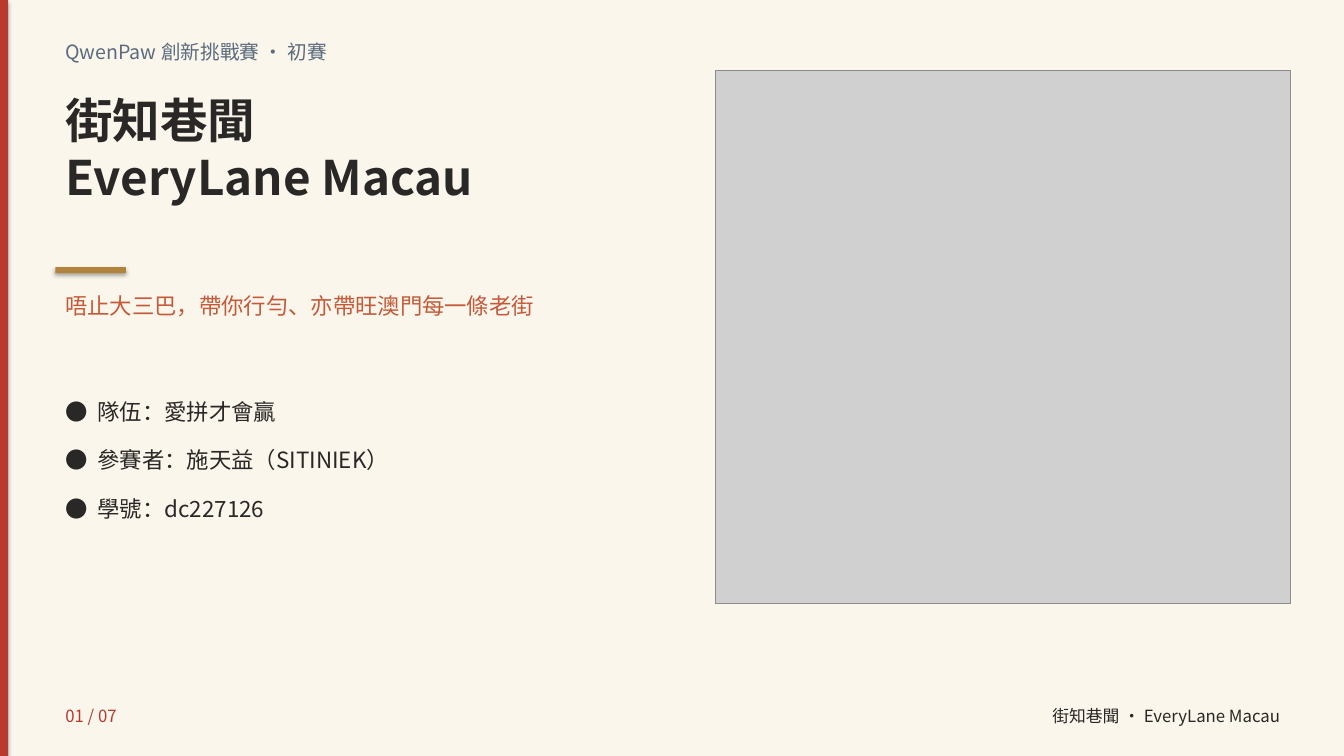
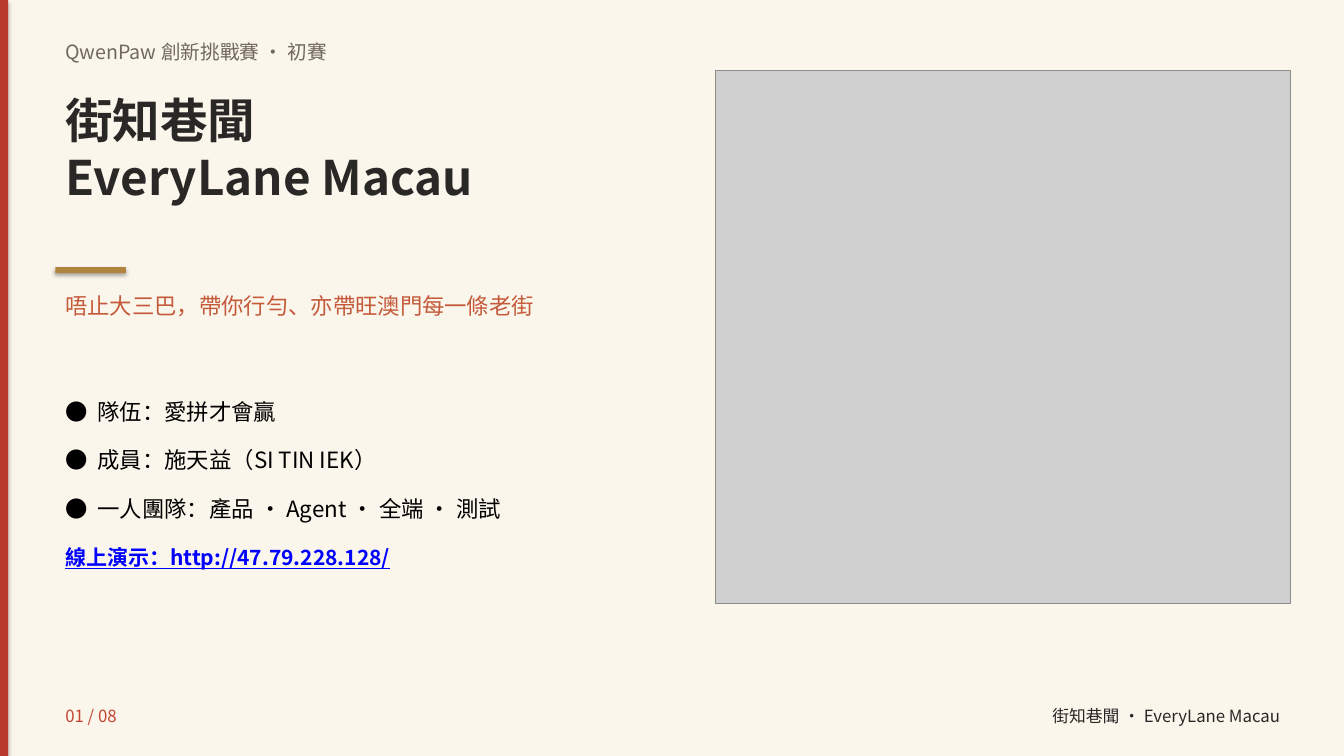
Before and after one commit to Mikey-SI/everylane-macau, a slide deck: slide 1 of docs/團隊介紹視頻_3分鐘_可編輯.pptx. Drawn at 1344x756 pixels with LibreOffice and Linux fonts; fonts in the diff are those of the drawing; grey boxes stand for pictures. Boxes give left, top, right and bottom in pixels: in the first picture for what was removed or moved away, otherwise in the second. Text is boxed around its words. In the diff, an @@ line names an element or a change of style, - is before the commit and + after.

```diff
--- a/docs/團隊介紹視頻_3分鐘_可編輯.pptx
+++ b/docs/團隊介紹視頻_3分鐘_可編輯.pptx
@@ text "QwenPaw 創新挑戰賽 · 初賽" at [65,42,327,63]: text colour #5A6B7D to #706860 @@
@@ text "● 隊伍：愛拼才會贏" at [98,401,277,422]: text colour #2A2826 to #000000 @@
@@ text at [98,449,377,470]: text changed; text colour #2A2826 to #000000 @@
-● 參賽者：施天益（SITINIEK）
+● 成員：施天益（SI TIN IEK）
@@ text at [98,498,501,522]: text changed; text colour #2A2826 to #000000 @@
-● 學號：dc227126
+● 一人團隊：產品 · Agent · 全端 · 測試
@@ text added at [65,547,390,570], 15 pt, text #0000FF, bold, underline @@
+線上演示：http://47.79.228.128/
@@ text at [65,709,117,722]: text changed; text colour #B83A2F to #C64331 @@
-01 / 07
+01 / 08
```
Also in this commit, not shown: 6 other slides changed, 1 slide added, 41 other files.
